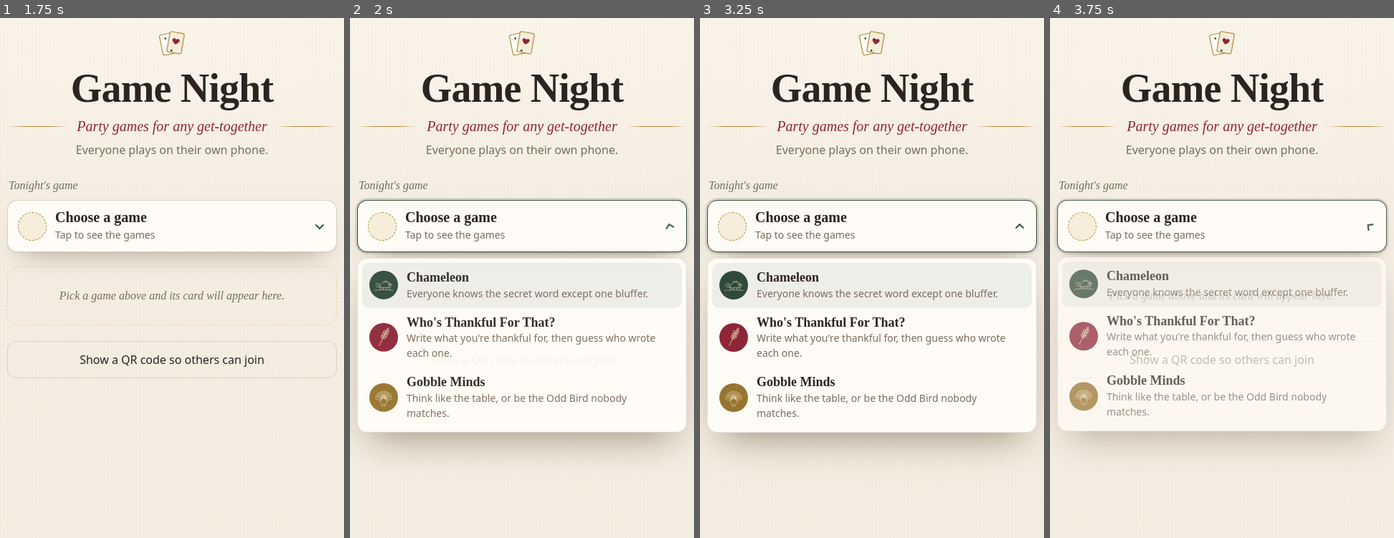
Above: before the commit, frames 1-4 (left to right).
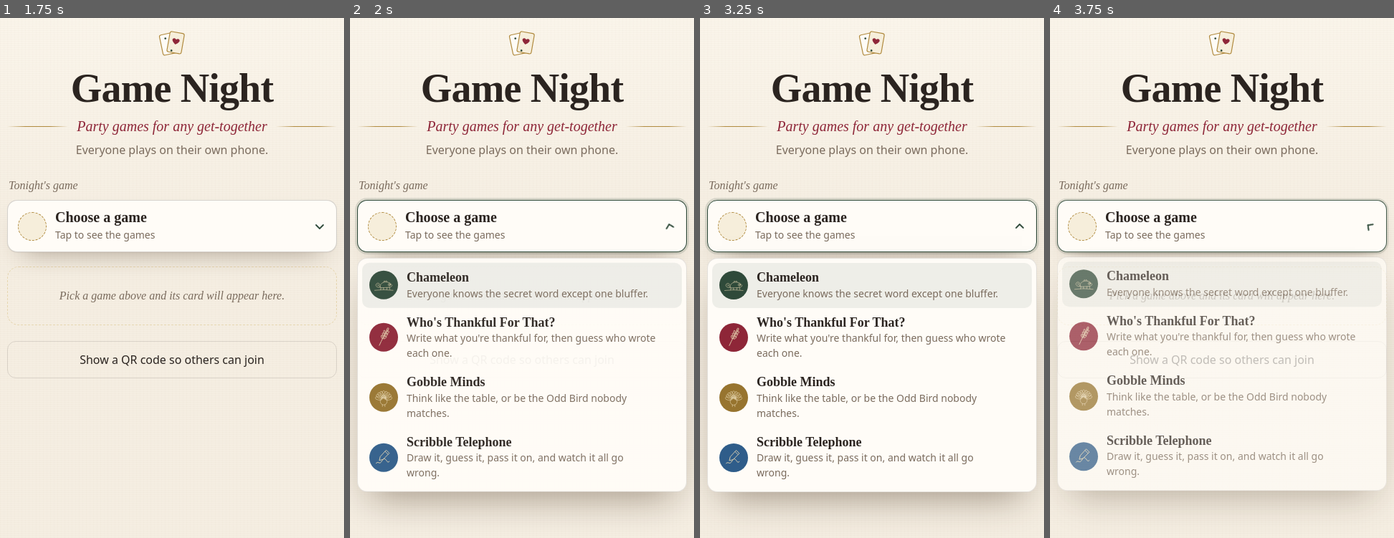
Above: after the commit, the same moments.

Repository: MBurleson33/games
Game: browser game, page index.html
Same seed, same stepped clock (60 frames per second), same inputs: the game is played once before the commit and once after it.
Inputs (mouse positions are in pixels of both pictures, inside the frame that each line leads up to):
- Up to frame 1 (1.75 s): click (172, 44) at 0.27 s; click (172, 49) at 1.07 s; click "Show a QR code so others can …" at 1.27 s; click (165, 38) at 1.67 s
- Up to frame 2 (2 s): click "Choose a game Tap to see the …" at 1.87 s
- Up to frame 3 (3.25 s): click (878, 38) at 2.27 s; click "Show a QR code so others can …" at 2.47 s; click (878, 49) at 2.87 s; click "Choose a game Tap to see the …" at 3.07 s
- Up to frame 4 (3.75 s): click (1211, 54) at 3.47 s; click "Choose a game Tap to see the …" at 3.67 s

Frame 1 is identical in both runs. In frame 2, 9.7% of the frame differs, in the area x 2-98%, y 78-95%; in frame 3, 11%; in frame 4, 6.5%.

Commit message:
Add Scribble Telephone to the Game Night menu
Co-Authored-By: Claude Opus 5.5 <noreply@anthropic.com>
Claude-Session: https://claude.ai/code/session_019EJvb86wNSFAiyBU6UiAxT

Diff:
--- a/index.html
+++ b/index.html
@@ -171,6 +171,11 @@
    chips:["3+ players","15–30 min","Everyone's phone","TV mode"],
    steps:["The host picks a mode: match the table, or Odd Bird (be the only one).","Everyone answers the same prompt, like \"Name a pie,\" in secret.","The host merges matching answers, then scores. Watch out for the turkey!"],
    note:"Odd Bird is best with 5 or more people."},
+  {id:"scribble",name:"Scribble Telephone",color:"#2f5d8a",url:"https://thankful-ebon.vercel.app/scribble/",mark:`<svg viewBox="0 0 64 64"><path d="M8 50c6-8 10 4 16-4s8-14 14-8 6 12 12 6" fill="none" stroke="#e6d6b0" stroke-width="2.2" stroke-linecap="round"/><g stroke="#e6d6b0" stroke-width="2" stroke-linejoin="round" fill="none"><path d="M40 8l10 10-20 20-12 3 3-12z"/><path d="M36 12l10 10"/></g></svg>`,
+   tag:"Draw it, guess it, pass it on, and watch it all go wrong.",
+   chips:["3+ players","15–25 min","Everyone's phone","TV mode"],
+   steps:["Everyone writes a short phrase to start their own chain.","Phones pass each chain along: the next person draws it, the next guesses the drawing.","The host reveals every chain step by step. Best with a TV!"],
+   note:"No score, just laughs. Great for all ages."},
 ];
 const KEY="gamenight-pick";
 let cur=null, active=-1;
